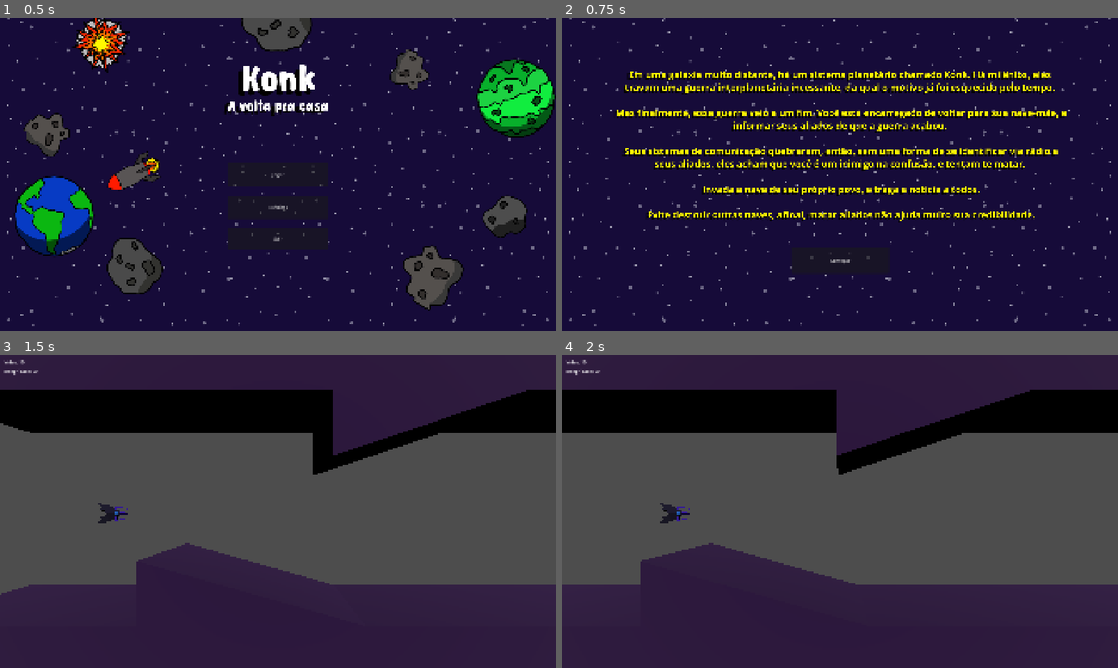
Above: before the commit, frames 1-4 (two rows, left to right).
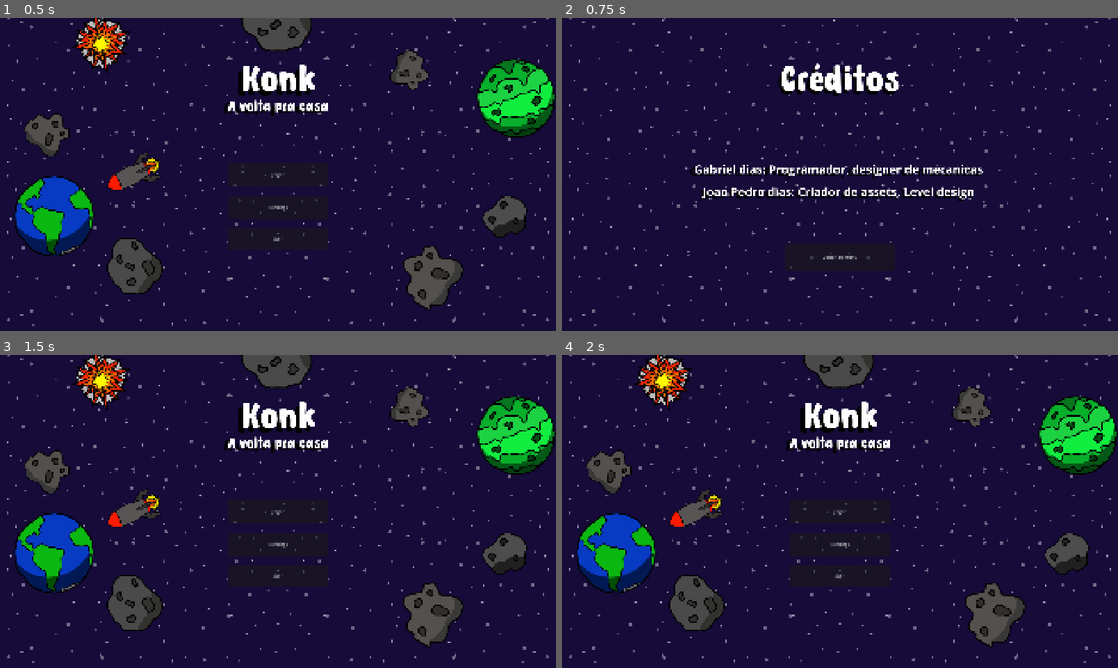
Above: after the commit, the same moments.

Repository: GabrielDiasF/Konk
Game: Godot game, scene res://Scenes/tela_inicial.tscn
Two runs of this game, one before a commit and one after it. Both use one fixed random seed, a clock stepped at 60 frames per second and the inputs below.
Inputs:
- Up to frame 1 (0.5 s): no input
- Up to frame 2 (0.75 s): click "Créditos" at 0.5 s
- Up to frame 3 (1.5 s): click "Começar" (after the commit: "Voltar ao menu") at 1.25 s
- Up to frame 4 (2 s): no input

Frame 1 is identical in both runs. In frame 2, 11% of the frame differs, in the area x 9-91%, y 14-81%; in frame 3, 71%; in frame 4, 71%, in the area x 0-100%, y 0-100%.
Error before the commit: Cannot call method 'change_scene_to_file' on a null value. (res://Scripts/tela_inicial.gd:13)

Commit message:
Atualização do projeto entrega 5

Diff:
--- a/Scenes/EnemyBullet.tscn
+++ b/Scenes/EnemyBullet.tscn
@@ -7,6 +7,9 @@
 
 [sub_resource type="StandardMaterial3D" id="StandardMaterial3D_kpqax"]
 albedo_color = Color(0.9827499, 4.740879e-06, 5.7756904e-07, 1)
+emission_enabled = true
+emission = Color(1, 0, 0, 1)
+emission_energy_multiplier = 16.0
 
 [sub_resource type="CapsuleShape3D" id="CapsuleShape3D_v7oki"]
 radius = 0.072265625
--- a/Scenes/bombEnemy.tscn
+++ b/Scenes/bombEnemy.tscn
@@ -43,7 +43,7 @@
 data = PackedVector3Array(0, -1, 0, 0.14644663, -0.9238795, -0.3535534, 0, -0.9238795, -0.38268346, 4.4703484e-07, -0.7 …(39967 unchanged characters)…
 
 [sub_resource type="SphereShape3D" id="SphereShape3D_qmg03"]
-radius = 14.0
+radius = 12.416176
 
 [node name="Bomb" type="Area3D" unique_id=475525082]
 transform = Transform3D(0.5, 0, 0, 0, 0.5, 0, 0, 0, 0.5, 0, 0, 0)
--- a/Scenes/bullet.tscn
+++ b/Scenes/bullet.tscn
@@ -38,6 +38,9 @@
 
 [sub_resource type="StandardMaterial3D" id="StandardMaterial3D_nulvu"]
 vertex_color_use_as_albedo = true
+emission_enabled = true
+emission = Color(5.7756904e-07, 0.75875694, 0.7473391, 1)
+emission_energy_multiplier = 16.0
 
 [sub_resource type="CapsuleShape3D" id="CapsuleShape3D_v7oki"]
 radius = 0.072265625
--- /dev/null
+++ b/Scenes/creditos.tscn
@@ -0,0 +1,36 @@
+[gd_scene format=3 uid="uid://bfquflusqfki8"]
+
+[ext_resource type="Script" uid="uid://cs8bw23nyj118" path="res://creditos.gd" id="1_ykkye"]
+[ext_resource type="Texture2D" uid="uid://42parqxso8s1" path="res://Images/Creditos.png" id="2_ompal"]
+
+[node name="Creditos" type="Control" unique_id=512416864]
+layout_mode = 3
+anchors_preset = 15
+anchor_right = 1.0
+anchor_bottom = 1.0
+grow_horizontal = 2
+grow_vertical = 2
+script = ExtResource("1_ykkye")
+
+[node name="Creditos" type="Sprite2D" parent="." unique_id=1388389012]
+z_index = -1
+position = Vector2(960, 540)
+scale = Vector2(1, 0.99999994)
+texture = ExtResource("2_ompal")
+
+[node name="Button" type="Button" parent="." unique_id=2040134851]
+layout_mode = 1
+anchors_preset = 8
+anchor_left = 0.5
+anchor_top = 0.5
+anchor_right = 0.5
+anchor_bottom = 0.5
+offset_left = -191.52417
+offset_top = 238.0
+offset_right = 191.52417
+offset_bottom = 331.5
+grow_horizontal = 2
+grow_vertical = 2
+text = "Voltar ao menu"
+
+[connection signal="pressed" from="Button" to="." method="_on_button_pressed"]
--- a/Scenes/explosao.tscn
+++ b/Scenes/explosao.tscn
@@ -36,6 +36,11 @@
 blend_shape_mode = 0
 shadow_mesh = SubResource("ArrayMesh_v4tqg")
 
+[sub_resource type="StandardMaterial3D" id="StandardMaterial3D_xjght"]
+emission_enabled = true
+emission = Color(1, 1, 1, 1)
+emission_energy_multiplier = 41.3
+
 [sub_resource type="ConcavePolygonShape3D" id="ConcavePolygonShape3D_7q33k"]
 data = PackedVector3Array(1.25, 0, 0, 1.206099, 0.125, -0.15878591, 1.2393061, 0, -0.16315772, 1.25, 0, 0, 1.2165064, 0 …(55742 unchanged characters)…
 
@@ -47,6 +52,7 @@
 [node name="ShockWave" type="MeshInstance3D" parent="." unique_id=682494135]
 transform = Transform3D(0, 1, 0, -1, 0, 0, 0, 0, 1, 0, 0, 0)
 mesh = SubResource("ArrayMesh_2lwcj")
+surface_material_override/0 = SubResource("StandardMaterial3D_xjght")
 
 [node name="CollisionShape3D" type="CollisionShape3D" parent="." unique_id=388826075]
 transform = Transform3D(0, 1, 0, -1, 0, 0, 0, 0, 1, 0, 0, 0)
--- a/Scenes/konk.tscn
+++ b/Scenes/konk.tscn
@@ -9,6 +9,18 @@
 [ext_resource type="PackedScene" uid="uid://1aamuodxof4f" path="res://Scenes/enemy.tscn" id="6_kiwkd"]
 [ext_resource type="PackedScene" uid="uid://cq3x7h2cvx8k" path="res://Scenes/bombEnemy.tscn" id="8_on2c3"]
 [ext_resource type="PackedScene" uid="uid://cbr56srxy84l" path="res://Scenes/wall.tscn" id="9_xxbdg"]
+
+[sub_resource type="ProceduralSkyMaterial" id="ProceduralSkyMaterial_xxbdg"]
+sky_horizon_color = Color(0.66224277, 0.6717428, 0.6867428, 1)
+ground_horizon_color = Color(0.66224277, 0.6717428, 0.6867428, 1)
+
+[sub_resource type="Sky" id="Sky_f63vx"]
+sky_material = SubResource("ProceduralSkyMaterial_xxbdg")
+
+[sub_resource type="Environment" id="Environment_kiwkd"]
+background_mode = 2
+sky = SubResource("Sky_f63vx")
+glow_enabled = true
 
 [sub_resource type="StandardMaterial3D" id="StandardMaterial3D_8loe0"]
 
@@ -291,6 +303,9 @@
 transform = Transform3D(-4.371139e-08, -1, 0, 1, -4.371139e-08, 0, 0, 0, 1, 0, 0, 0)
 script = ExtResource("1_hyj3f")
 
+[node name="WorldEnvironment" type="WorldEnvironment" parent="." unique_id=902253350]
+environment = SubResource("Environment_kiwkd")
+
 [node name="Player" parent="." unique_id=735940190 groups=["Player"] instance=ExtResource("2_7fqeq")]
 transform = Transform3D(-4.3711385e-08, 4.371139e-08, -1, 4.371139e-08, 1, 4.371139e-08, 1, -4.371139e-08, -4.371139e-08, -4.3494424e-08, 0.0049634576, 0)
 collision_mask = 254
@@ -342,7 +357,7 @@
 shape = SubResource("ConcavePolygonShape3D_n0c4f")
 
 [node name="AreaPassar" type="Area3D" parent="World" unique_id=700932069]
-transform = Transform3D(-1.0927844e-06, 1.0927848e-06, 25, 25, -1.0927847e-06, 1.0927845e-06, 1.0927848e-06, 25, -1.0927847e-06, 989.2869, 8.837893, -1.351351)
+transform = Transform3D(-1.0927844e-06, 1.0927848e-06, 25, 25, -1.0927852e-06, 1.0927846e-06, 1.0927848e-06, 25, -1.0927852e-06, 812.2778, 9.424974, -1.351351)
 script = ExtResource("4_7fqeq")
 
 [node name="CollisionShape3D" type="CollisionShape3D" parent="World/AreaPassar" unique_id=2082159610]
@@ -359,7 +374,7 @@
 transform = Transform3D(2.582009e-15, -5.9069453e-08, -1.3513513, -1.1286331e-22, -1.3513513, 5.9069453e-08, -1.3513513, -1.1286311e-22, -2.582009e-15, -154.04733, 20.783548, 3.86314e-07)
 
 [node name="Bomb2" parent="World" unique_id=442703957 instance=ExtResource("8_on2c3")]
-transform = Transform3D(2.5820082e-15, -5.9069453e-08, -1.3513513, -1.1286325e-22, -1.3513513, 5.9069453e-08, -1.3513513, -1.1286311e-22, -2.5820082e-15, -215.16133, 20.409618, 3.8631393e-07)
+transform = Transform3D(2.582008e-15, -5.9069453e-08, -1.3513513, -1.1286326e-22, -1.3513513, 5.9069453e-08, -1.3513513, -1.1286309e-22, -2.582008e-15, -209.29614, 20.40962, 3.8631399e-07)
 
 [node name="Bomb3" parent="World" unique_id=1077215877 instance=ExtResource("8_on2c3")]
 transform = Transform3D(2.5820071e-15, -5.9069453e-08, -1.3513513, -1.128633e-22, -1.3513513, 5.9069453e-08, -1.3513513, -1.1286301e-22, -2.5820071e-15, 18.111816, 11.7682295, 3.8631453e-07)
@@ -472,7 +487,10 @@
 autoplay = &"RESET"
 
 [node name="DirectionalLight3D" type="DirectionalLight3D" parent="World" unique_id=1444720863]
-transform = Transform3D(2.1852053e-08, -1, -7.293382e-08, 0.7436844, -3.250748e-08, 0.6685309, -0.6685309, -6.8848514e-08, 0.7436844, -468.31885, 8.792862, 135.39943)
+transform = Transform3D(-4.8988127e-08, -2.7027028, -8.0521545e-09, 0.9807128, -1.0272679e-08, -2.5184925, 2.5184925, -4.857104e-08, 0.9807128, -468.31885, 8.792864, 135.39943)
+
+[node name="DirectionalLight3D2" type="DirectionalLight3D" parent="World" unique_id=1579399587]
+transform = Transform3D(-8.002361e-08, -2.7027028, -2.1030739e-07, 1.690722, -2.141357e-07, 2.1085684, -2.1085684, -6.912937e-08, 1.6907219, -468.31885, 32.18121, 135.39943)
 
 [node name="Wall" parent="World" unique_id=1042523675 instance=ExtResource("9_xxbdg")]
 transform = Transform3D(-2.7027025, 3.5441673e-07, -1.181389e-07, -3.5441673e-07, -2.7027025, -5.164015e-15, -1.181389e-07, 1.032803e-14, 2.7027025, 252.05127, 14.356121, 3.8631472e-07)
--- a/Scenes/lazer.tscn
+++ b/Scenes/lazer.tscn
@@ -9,7 +9,8 @@
 [sub_resource type="StandardMaterial3D" id="StandardMaterial3D_psmbb"]
 albedo_color = Color(1, 0, 0, 1)
 emission_enabled = true
-emission_energy_multiplier = 14.89
+emission = Color(0.9647059, 0, 0, 1)
+emission_energy_multiplier = 16.0
 
 [sub_resource type="CapsuleShape3D" id="CapsuleShape3D_ykh0f"]
 radius = 0.28857422
--- a/Scripts/explosao.gd
+++ b/Scripts/explosao.gd
@@ -1,8 +1,8 @@
 extends Area3D
 
 @export var escala_inicial: float = 0.2
-@export var escala_maxima: float = 6.0
-@export var velocidade_expansao: float = 10.0
+@export var escala_maxima: float = 7.0
+@export var velocidade_expansao: float = 11.5
 @export var raio_limite: float = 0.0 # Se maior que 0, destrói ao passar dessa distância da origem
 @export var dano_parede: int = 999
 
--- a/Scripts/tela_inicial.gd
+++ b/Scripts/tela_inicial.gd
@@ -1,13 +1,22 @@
 extends Control
 
-
 func _on_jogar_btn_pressed() -> void:
-	get_tree().change_scene_to_file("res://Scenes/introducao.tscn")
-
+	if not is_inside_tree():
+		return
+	var tree := get_tree()
+	if tree:
+		tree.change_scene_to_file("res://Scenes/introducao.tscn")
 
 func _on_sair_btn_pressed() -> void:
-	get_tree().quit()
-
+	if not is_inside_tree():
+		return
+	var tree := get_tree()
+	if tree:
+		tree.quit()
 
 func _on_creditos_btn_pressed() -> void:
-	get_tree().change_scene_to_file("res://Scenes/fase_2.tscn")
+	if not is_inside_tree():
+		return
+	var tree := get_tree()
+	if tree:
+		tree.change_scene_to_file("res://Scenes/creditos.tscn")
--- /dev/null
+++ b/creditos.gd
@@ -0,0 +1,3 @@
+extends Control
+func _on_button_pressed() -> void:
+	get_tree().change_scene_to_file("res://Scenes/tela_inicial.tscn")
Binary file changed: Modelos/ShockWave.glb
Not shown, changed: Scenes/konk2.tscn
Not shown: 1 places in Scenes/tela_inicial.tscn that only renumber resources
Not shown, added: creditos.gd.uid
